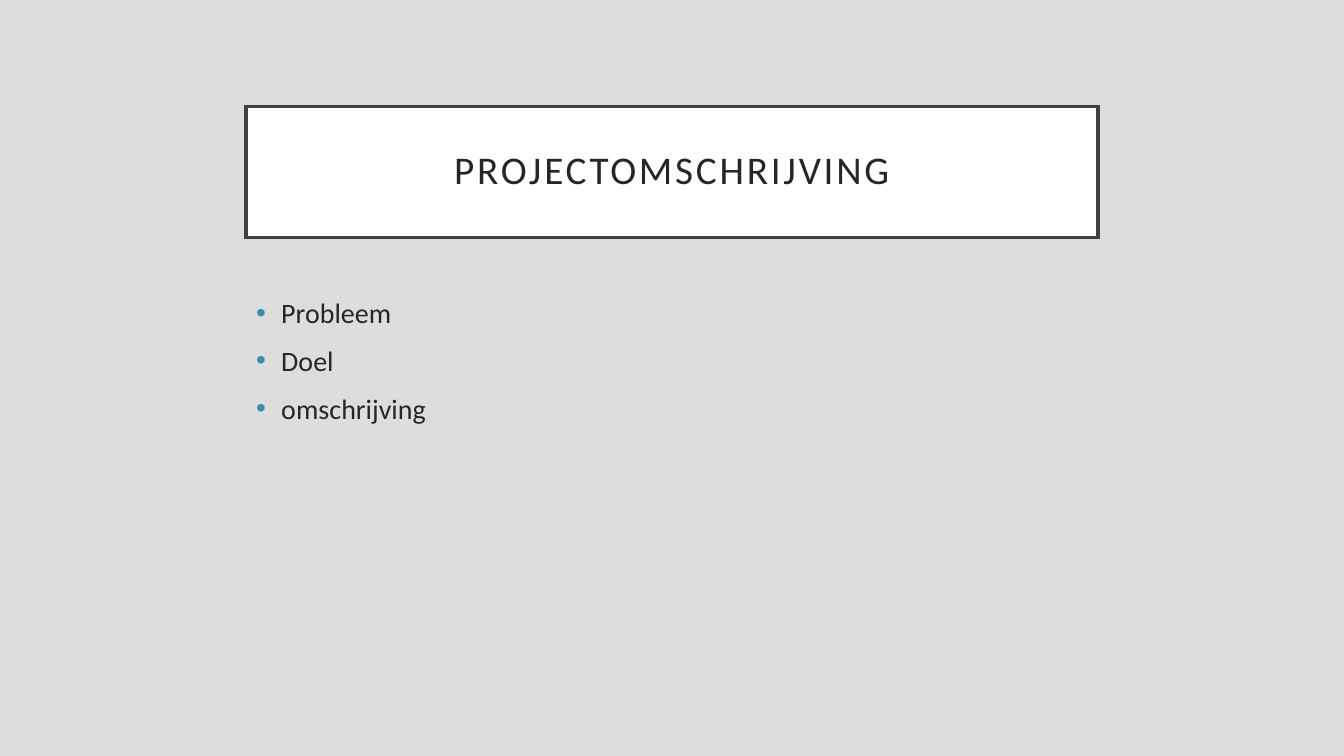
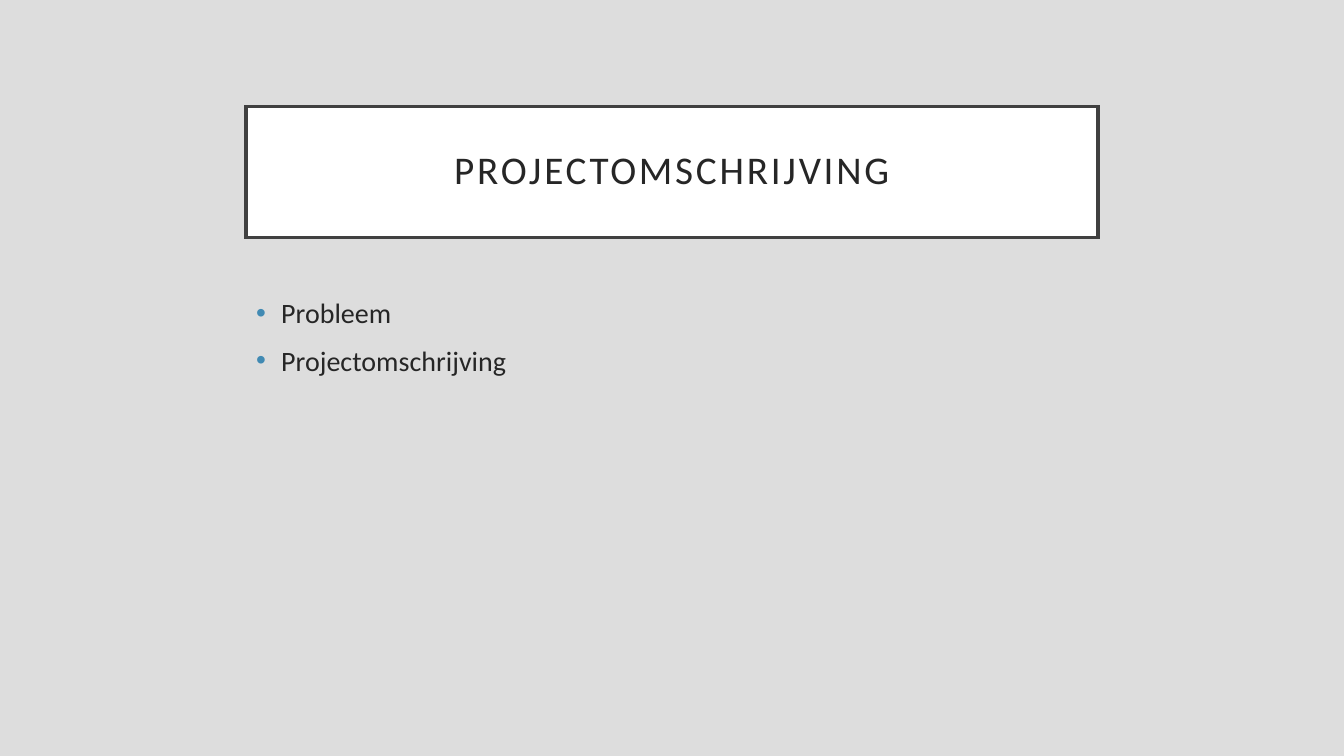
Before and after one commit to FlorianPieters/Automatiseringbap, a slide deck: slide 2 of doc/presentatie.pptx. Drawn at 1344x756 pixels with LibreOffice and Linux fonts; fonts in the diff are those of the drawing. Boxes give left, top, right and bottom in pixels: in the first picture for what was removed or moved away, otherwise in the second. Text is boxed around its words. In the diff, an @@ line names an element or a change of style, - is before the commit and + after.

```diff
--- a/doc/presentatie.pptx
+++ b/doc/presentatie.pptx
@@ text at box(281, 351, 506, 376): text changed @@
-• Doel
-• omschrijving
+• Projectomschrijving
```
Also in this commit, not shown: 2 other slides changed, 1 other file.
